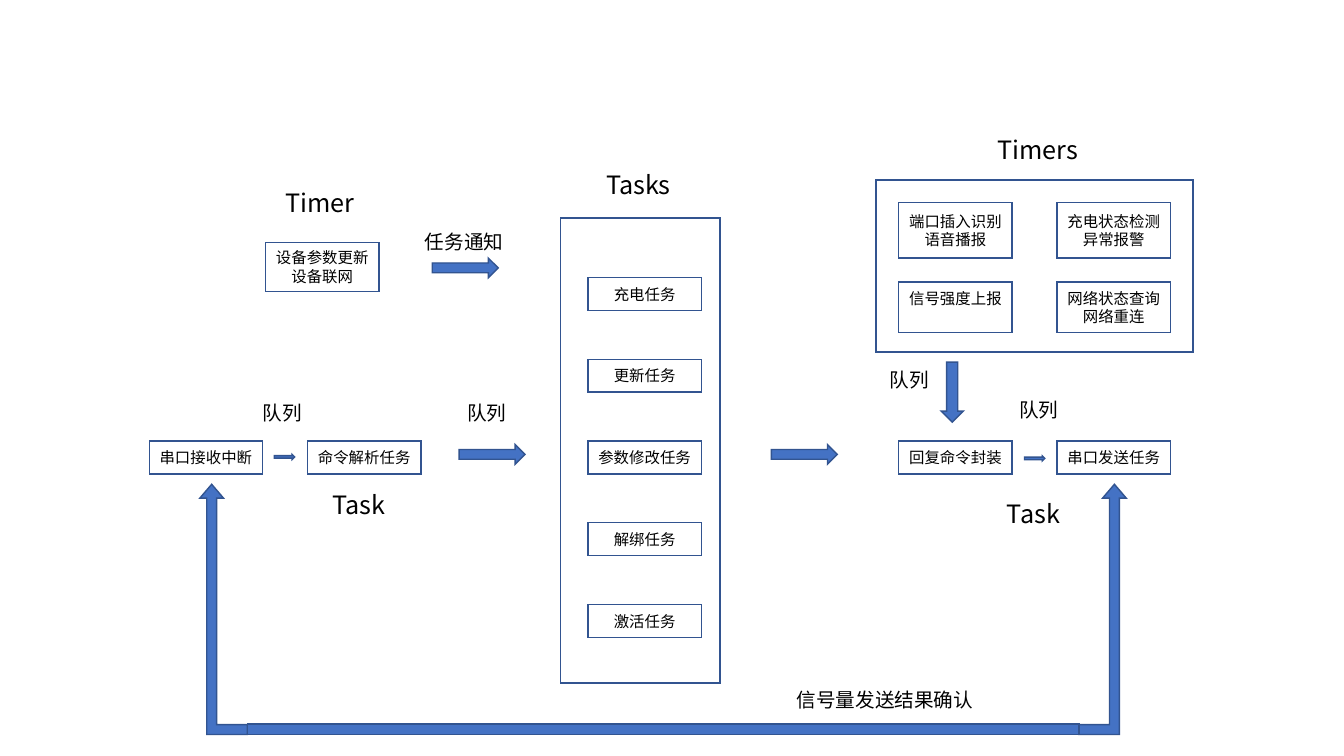
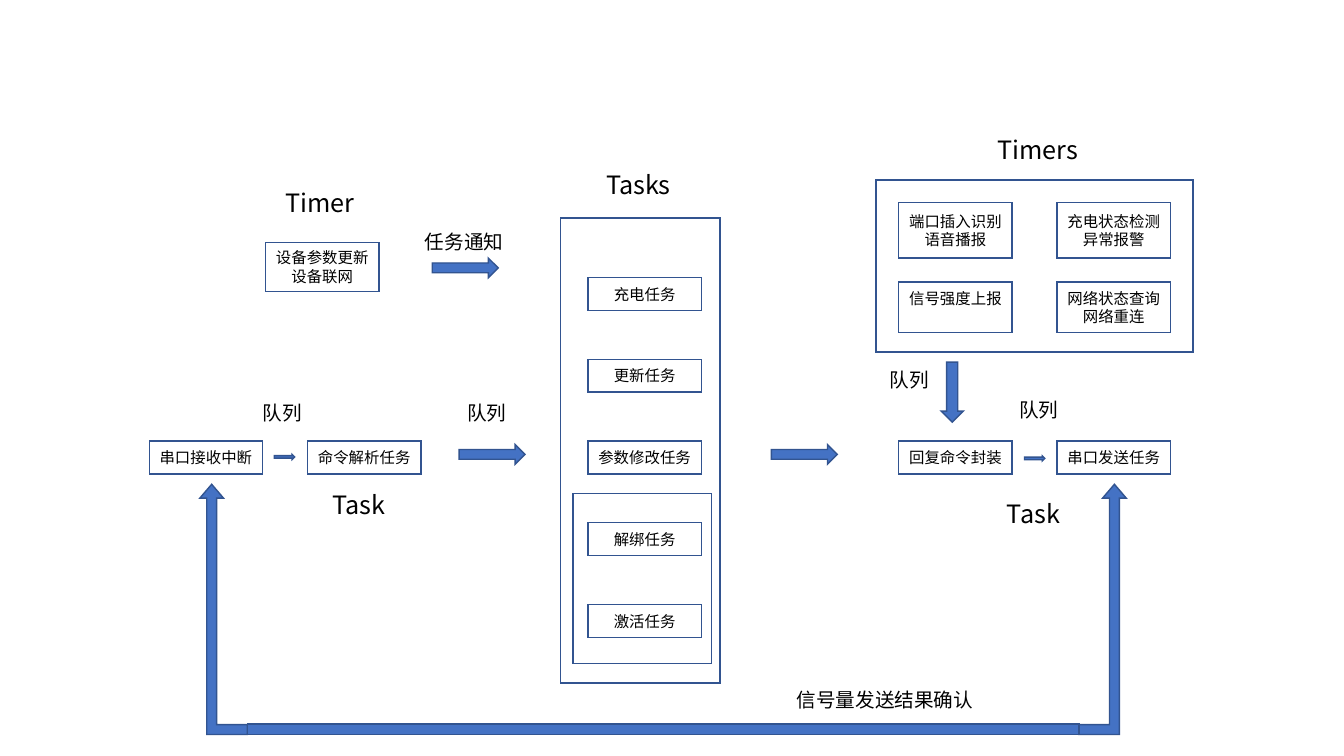
Before and after one commit to Wanghuaichen/Charge2, a slide deck: slide 1 of Documents/电侠二期固件结构.pptx. Drawn at 1344x756 pixels with LibreOffice and Linux fonts; fonts in the diff are those of the drawing. Boxes give left, top, right and bottom in pixels: in the first picture for what was removed or moved away, otherwise in the second. Text is boxed around its words. In the diff, an @@ line names an element or a change of style, - is before the commit and + after.

```diff
--- a/Documents/电侠二期固件结构.pptx
+++ b/Documents/电侠二期固件结构.pptx
@@ rectangle added at <box>573,494,712,664</box>, outline #325491 1 pt @@
```
Also in this commit, not shown: 40 other files.
